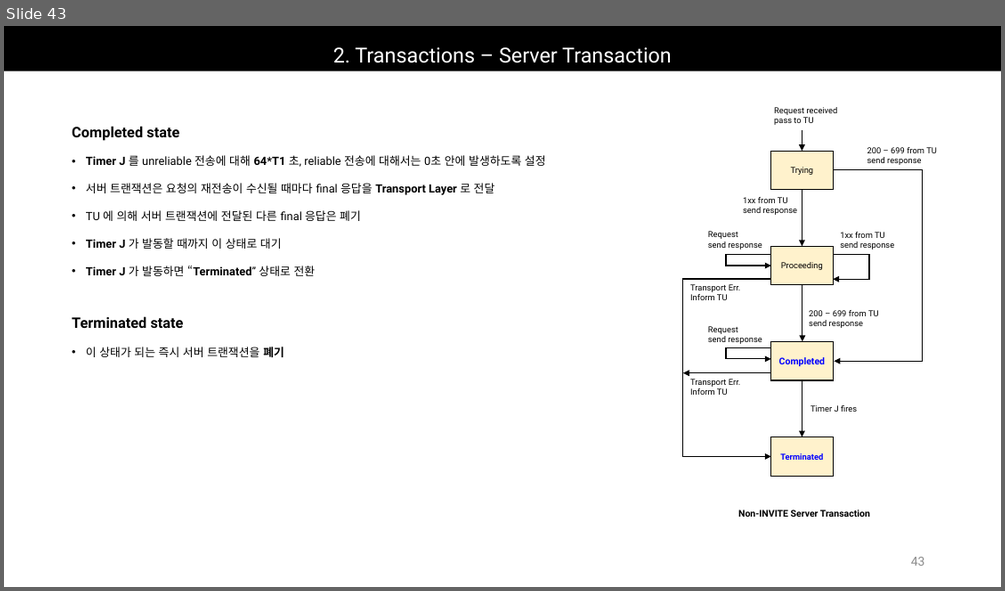
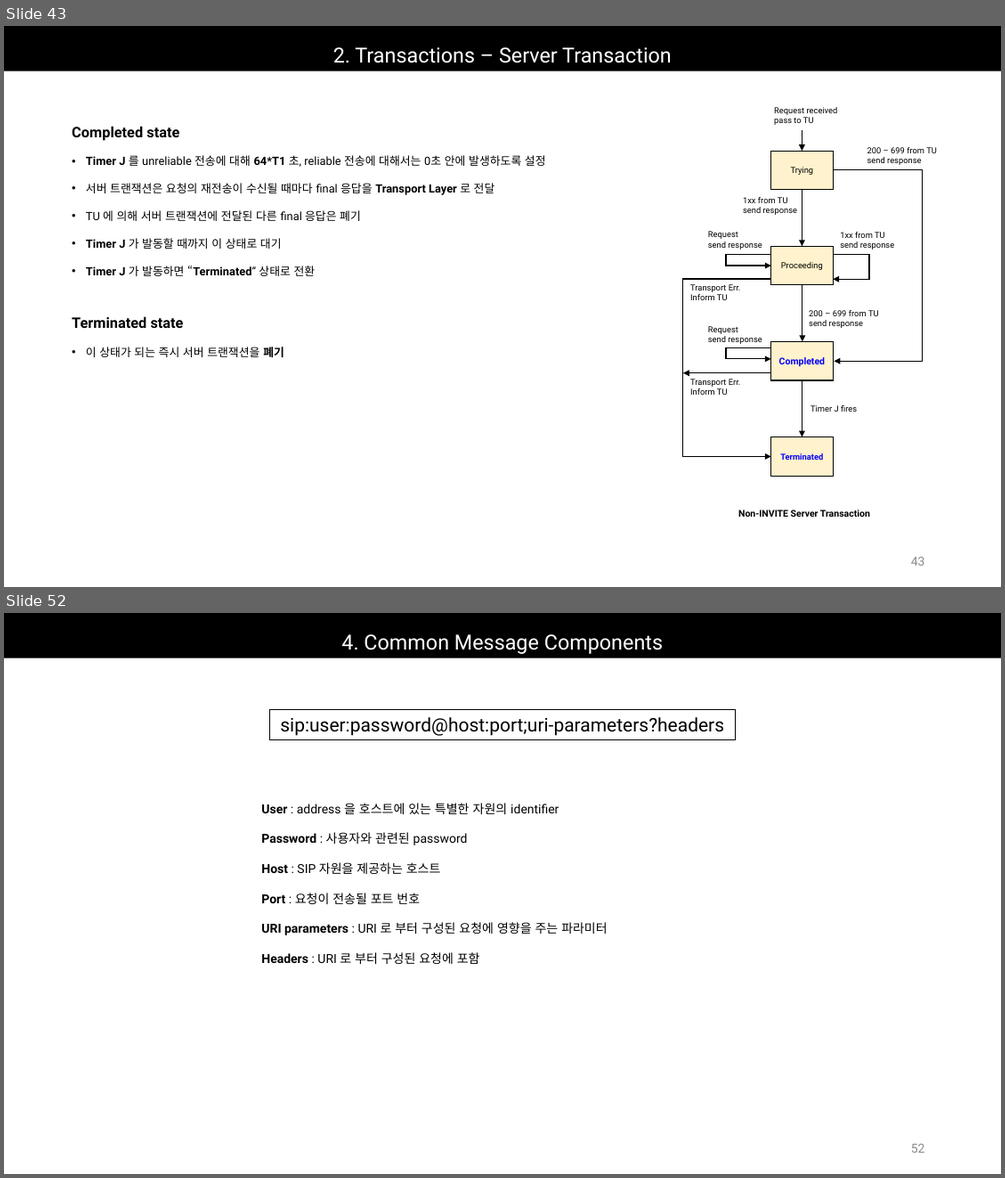
Before and after one commit to Epsilonely/SIP-Survey, a slide deck: 세미나 3차.pptx. Shown one above the other, each under a label of ours: slide 43 before the commit, slides 43 and 52 after it; the slides between them are not shown. The pictures are 1005x591 and 1005x1178 pixels, drawn with LibreOffice and Linux fonts; fonts in the diff are those of the drawing. Boxes give left, top, right and bottom in pixels: in the first picture for what was removed or moved away, otherwise in the second. Text is boxed around its words. In the diff, an @@ line names an element or a change of style, - is before the commit and + after.

```diff
--- a/세미나 3차.pptx
+++ b/세미나 3차.pptx
@@ slide 52 added at [4, 613, 1001, 1174], background #FFFFFF @@
@@ title added at [4, 613, 1001, 657], fill #000000, 20 pt, text #FFFFFF @@
+4. Common Message Components
@@ rectangle added at [269, 709, 736, 739], outline #000000 0.75 pt, 18 pt, text #000000 @@
+sip:user:password@host:port;uri-parameters?headers
@@ text added at [261, 803, 607, 964], 12 pt, text #000000 @@
+User : address 을 호스트에 있는 특별한 자원의 identifier
+Password : 사용자와 관련된 password
+Host : SIP 자원을 제공하는 호스트
+Port : 요청이 전송될 포트 번호
+URI parameters : URI 로 부터 구성된 요청에 영향을 주는 파라미터
+Headers : URI 로 부터 구성된 요청에 포함
@@ page number added at [911, 1143, 925, 1152], 12 pt, text #8C8C8C @@
+52
```
Also in this commit, not shown: 7 slides changed, 7 other slides added, 2 other files.
